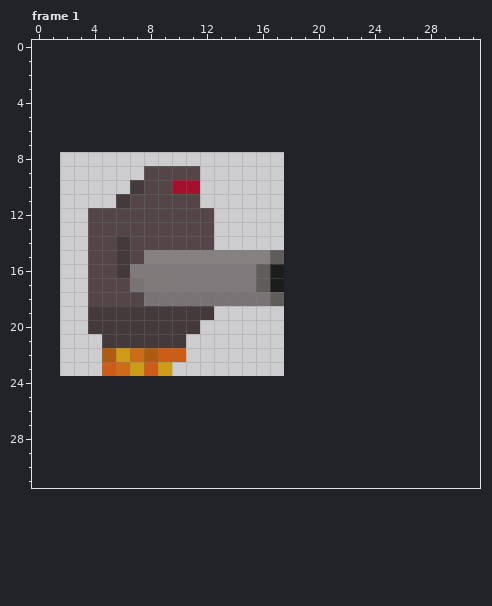
Two versions of one pixel-art file, assets/enemy.aseprite. That is the earlier state.
16x16 pixels, 1 frame. Colours within 5 levels of each other are drawn and written as one. Shown: frame 1. The old version is drawn lined up with the new one, on the new canvas. The commit also changed other frames, which this record leaves out.
Once edited:
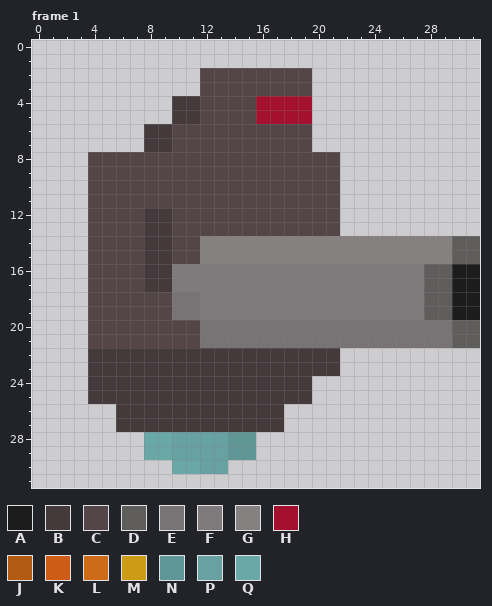
Palette (. is transparent): A #1d1c1c  B #44393b  C #534548  D #5f5c5c  E #787475  F #7f7a7b  G #858181  H #a3112e  J #af5b12  K #cd5c16  L #cd6b16  M #cd9c16  N #609696  P #67a1a1  Q #6aa7a7
Diff:
canvas 16x16 -> 32x32, the old top-left corner now at 2,8
Frame 1:
y 2..3: x 12..19 ........ -> CCCCCCCC
y 4..5: x 10..19 .......... -> BBCCCCHHHH
y 6..7: x 8..19 ............ -> BBCCCCCCCCCC
y 8: x 4..21 .................. -> CCCCCCCCCCCCCCCCCC
y 9: x 4..7 .... -> CCCC; x 12..21 .......... -> CCCCCCCCCC
y 10: x 4..7 ...B -> CCCC; x 10..21 HH.......... -> CCCCCCCCCCCC
y 11: x 4..6 ..B -> CCC; x 12..21 .......... -> CCCCCCCCCC
y 12..13: x 8..9 CC -> BB; x 13..21 ......... -> CCCCCCCCC
y 14: x 6 B -> C; x 8..9 CC -> BB; x 12..31 C................... -> GGGGGGGGGGGGGGGGGGDD
y 15: x 6 B -> C; x 8..11 GGGG -> BBCC; x 17..31 D.............. -> GGGGGGGGGGGGGDD
y 16: x 6..9 BFFF -> CCBB; x 16..31 DA.............. -> FFFFFFFFFFFFDDAA
y 17: x 7..9 EFF -> CBB; x 16..31 DA.............. -> FFFFFFFFFFFFDDAA
y 18: x 8..9 EE -> CC; x 12..31 EEEEED.............. -> FFFFFFFFFFFFFFFFDDAA
y 19: x 4..31 BBBBBBBBB................... -> CCCCCCEEFFFFFFFFFFFFFFFFDDAA
y 20: x 4..31 BBBBBBBB.................... -> CCCCCCCCEEEEEEEEEEEEEEEEEEDD
y 21: x 4..31 .BBBBBB..................... -> CCCCCCCCEEEEEEEEEEEEEEEEEEDD
y 22: x 4..21 .JMLJKK........... -> BBBBBBBBBBBBBBBBBB
y 23: x 4..21 .KLMKM............ -> BBBBBBBBBBBBBBBBBB
y 24..25: x 4..19 ................ -> BBBBBBBBBBBBBBBB
y 26..27: x 6..17 ............ -> BBBBBBBBBBBB
y 28..29: x 8..15 ........ -> QQPPPPNN
y 30: x 10..13 .... -> QQPP
Pixel boxes of the changes (left, top, right, bottom) in both pictures:
changed: (88, 68, 480, 474)
